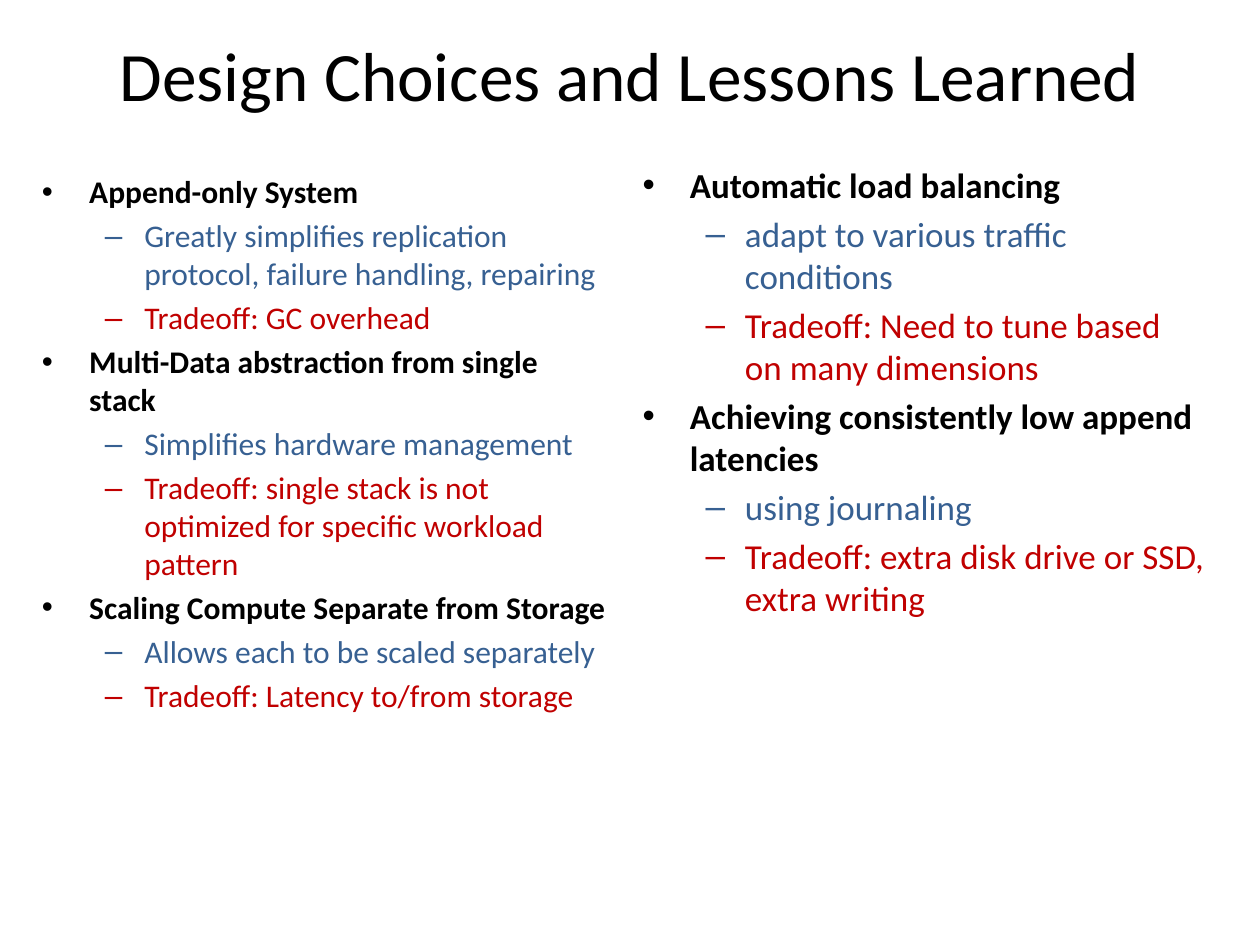
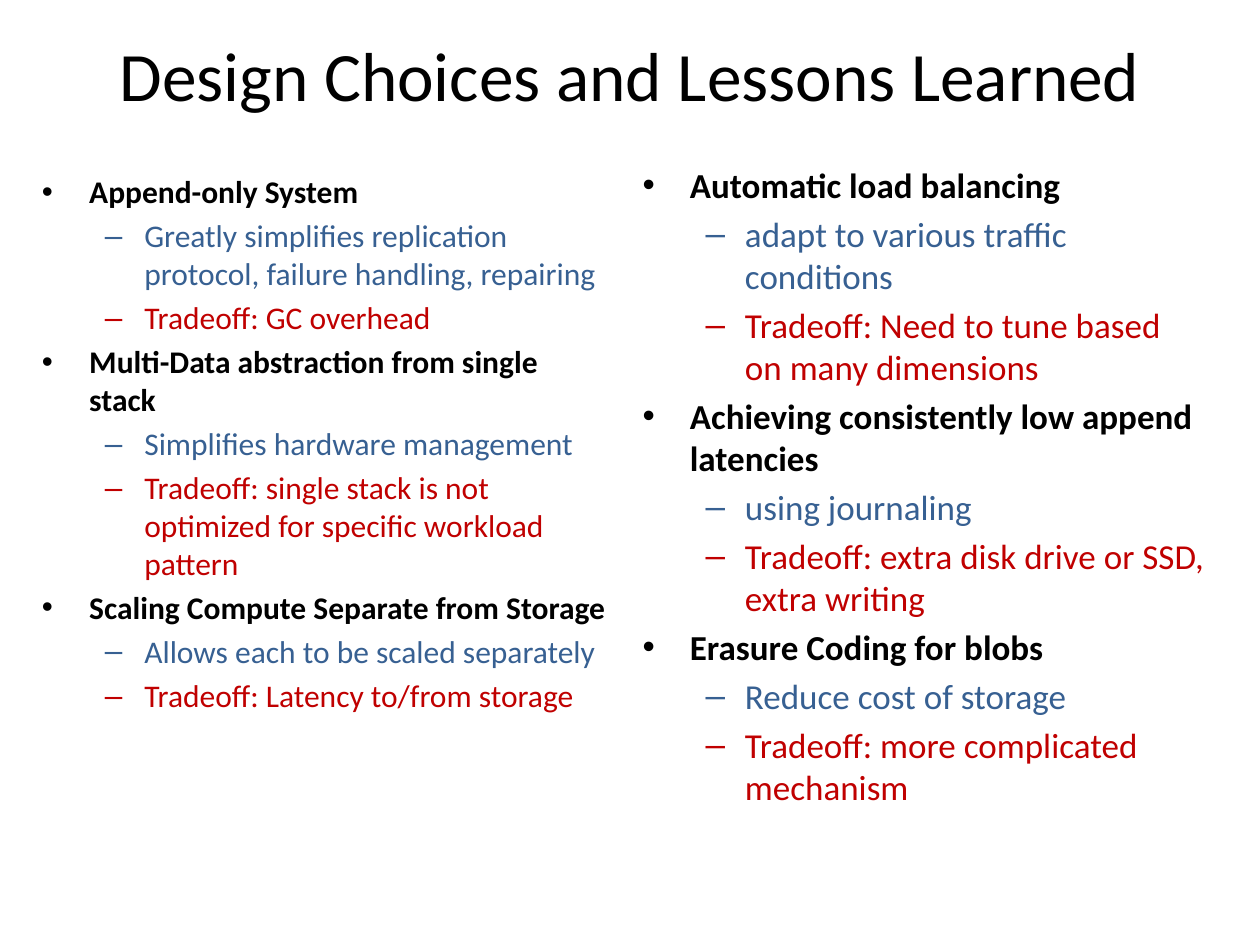
Before and after one commit to pnquanganh/distributed-storage-system, a slide deck: slide 3 of Paper Presentation/Presentation_part3.pptx (slide 5 before the commit). Drawn at 1260x945 pixels with LibreOffice and Linux fonts; fonts in the diff are those of the drawing. Boxes give left, top, right and bottom in pixels: in the first picture for what was removed or moved away, otherwise in the second. Text is boxed around its words. In the diff, an @@ line names an element or a change of style, - is before the commit and + after.

```diff
--- a/Paper Presentation/Presentation_part3.pptx
+++ b/Paper Presentation/Presentation_part3.pptx
@@ text at <box>690,635,1138,801</box>: paragraphs added @@
+• Erasure Coding for blobs
+  – Reduce cost of storage
+  – Tradeoff: more complicated mechanism
```
Also in this commit, not shown: 2 other slides changed, 1 slide removed.
